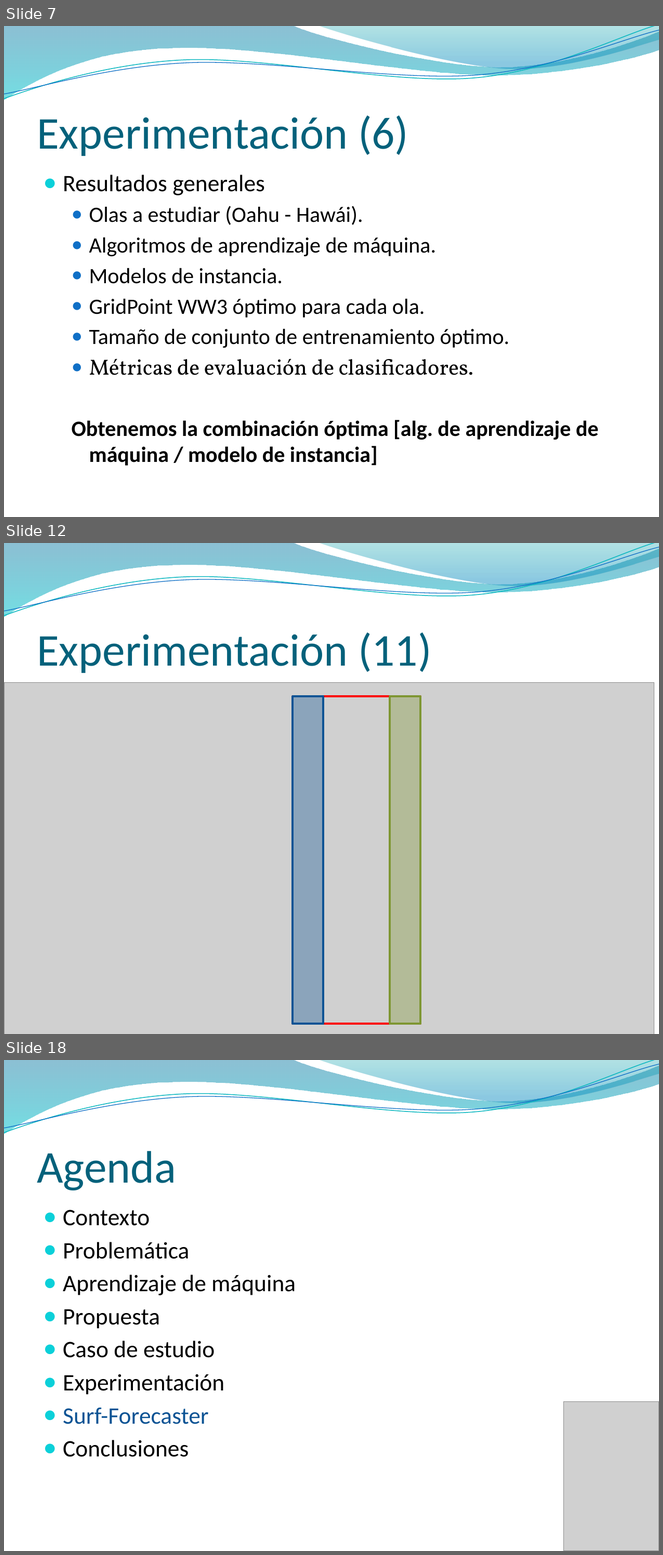
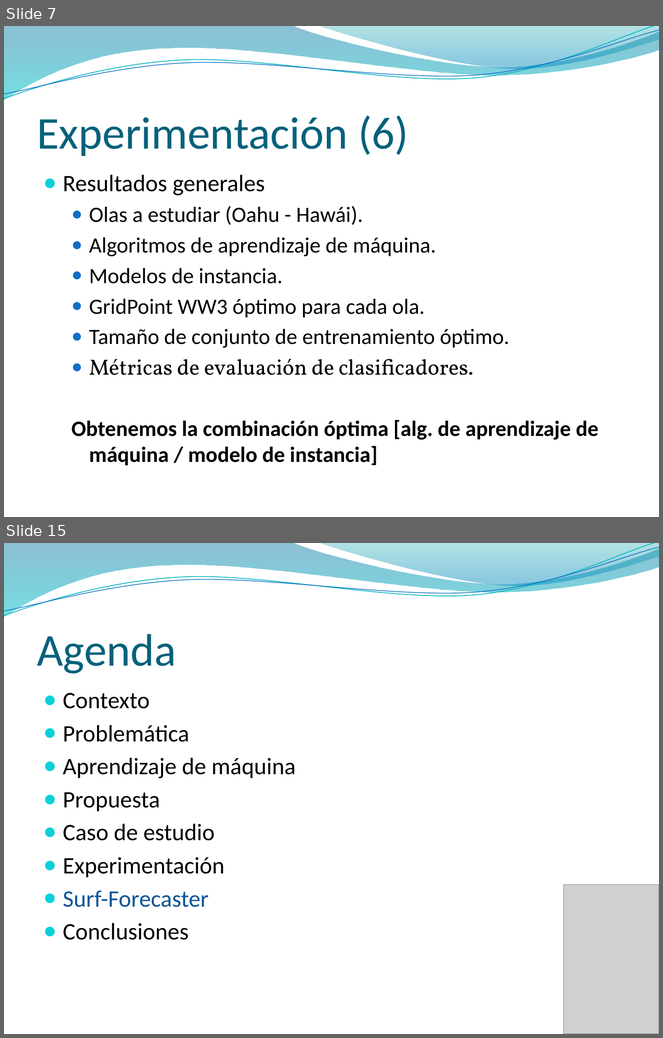
Before and after one commit to jaffadog/neuralito, a slide deck: neuralito/ArfGen/docs/Entregas/Informe Final/presentacion/maxi2.pptx. Shown one above the other, each under a label of ours: slides 7, 12 and 18 before the commit, slides 7 and 15 after it; the slides between them are not shown. The pictures are 663x1555 and 663x1038 pixels, drawn with LibreOffice and Linux fonts; fonts in the diff are those of the drawing; grey boxes stand for pictures; background and template pictures are left out. Boxes give left, top, right and bottom in pixels: in the first picture for what was removed or moved away, otherwise in the second. Text is boxed around its words. In the diff, an @@ line names an element or a change of style, - is before the commit and + after.

```diff
--- a/neuralito/ArfGen/docs/Entregas/Informe Final/presentacion/maxi2.pptx
+++ b/neuralito/ArfGen/docs/Entregas/Informe Final/presentacion/maxi2.pptx
@@ slide 12 removed at [4,543,659,1034], background picture (left out); not listed: 4 template elements that a slide beside it also shows @@
@@ title removed at [37,632,432,673] @@
-Experimentación (11)
@@ picture removed at [4,682,655,1034] @@
@@ rectangle removed at [293,696,421,1024] @@
@@ rectangle removed at [293,696,324,1024] @@
@@ rectangle removed at [390,696,421,1024] @@
@@ what was slide 18 is now slide 15 @@
```
Also in this commit, not shown: 5 slides changed, 2 slides added, 4 other slides removed.
